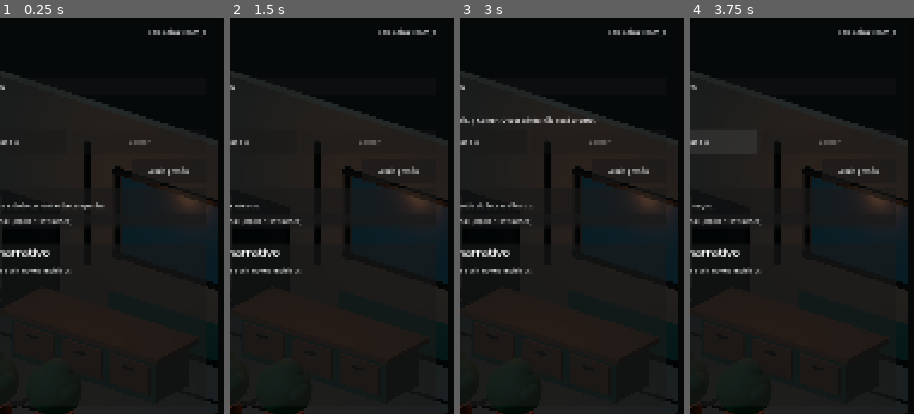
Above: before the commit, frames 1-4 (left to right).
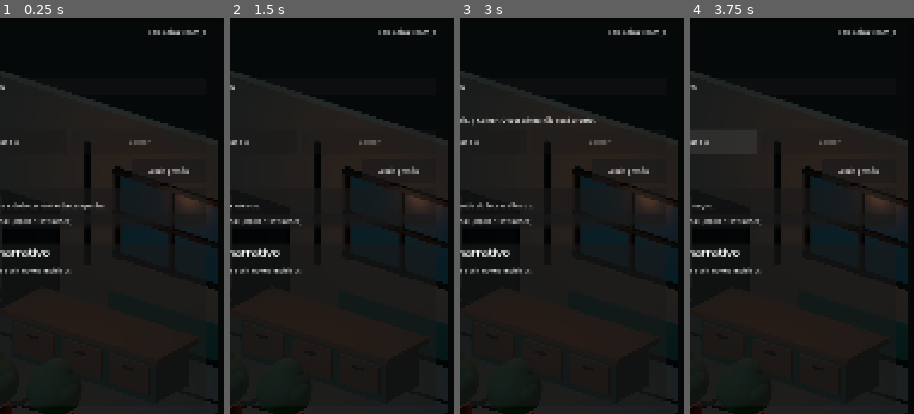
Above: after the commit, the same moments.

Repository: az1nn/growing-rio
Game: Godot game, scene res://scenes/shell/game_shell.tscn
Two runs of this game, one before a commit and one after it. Both use one fixed random seed, a clock stepped at 60 frames per second and the inputs below.
Inputs:
- Up to frame 1 (0.25 s): no input
- Up to frame 2 (1.5 s): click "Reiniciar ciclo" at 0.5 s; click "Reiniciar ciclo" at 1.25 s
- Up to frame 3 (3 s): click "Reiniciar ciclo" at 2 s; click "Cuidar (-R$5)" at 2.75 s
- Up to frame 4 (3.75 s): click "Avançar dia" at 3.5 s
The pictures show only the part of the screen within x 50-100%, y 5-55%; the shares and areas given below are measured in that part.

The runs differ from the first frame. In frame 1, 0.4% of the frame differs, in the area x 71-98%, y 42-59%; in frame 2, 0.4%; in frame 3, 0.4%; in frame 4, 0.4%.

Commit message:
feat(cena): add window pane rhythm

Diff:
--- a/scenes/visual/operation_diorama.tscn
+++ b/scenes/visual/operation_diorama.tscn
@@ -271,6 +271,16 @@
 material_override = ExtResource("3_metal")
 mesh = SubResource("Mesh_trim_vertical")
 
+[node name="WindowMullionVertical" type="MeshInstance3D" parent="Viewport/World"]
+position = Vector3(1.35, 2.72, -3.67)
+material_override = ExtResource("3_metal")
+mesh = SubResource("Mesh_trim_vertical")
+
+[node name="WindowMullionHorizontal" type="MeshInstance3D" parent="Viewport/World"]
+position = Vector3(1.35, 2.72, -3.67)
+material_override = ExtResource("3_metal")
+mesh = SubResource("Mesh_trim_horizontal")
+
 [node name="ServicePipe" type="MeshInstance3D" parent="Viewport/World"]
 position = Vector3(-3.42, 3.65, -0.3)
 rotation = Vector3(0, 0, 1.5708)
